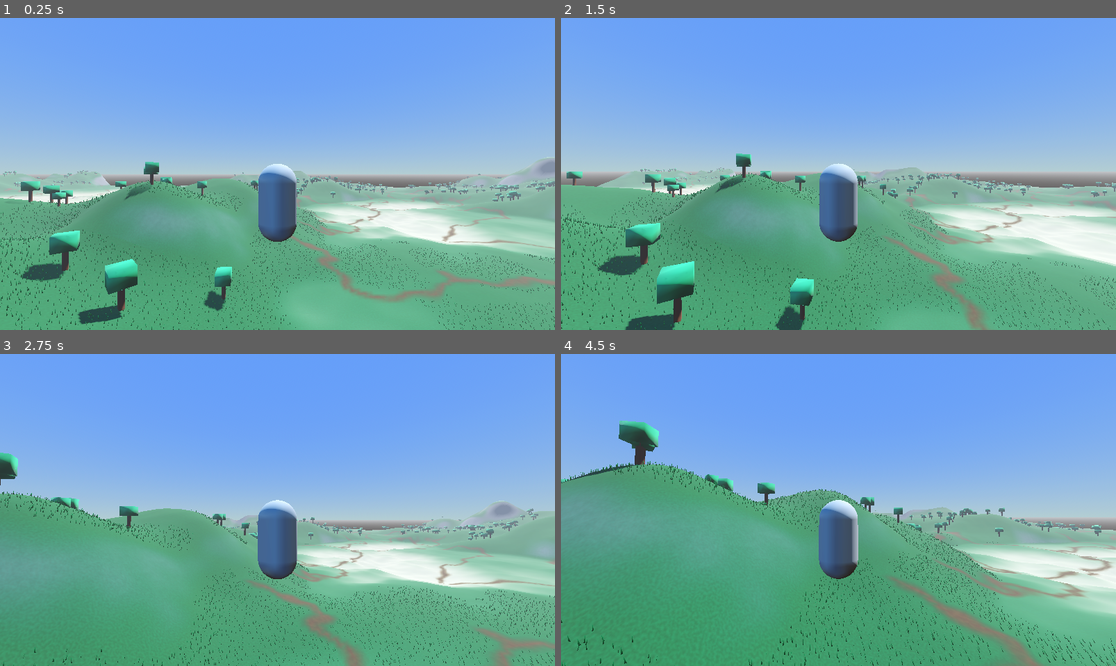
Above: before the commit, frames 1-4 (two rows, left to right).
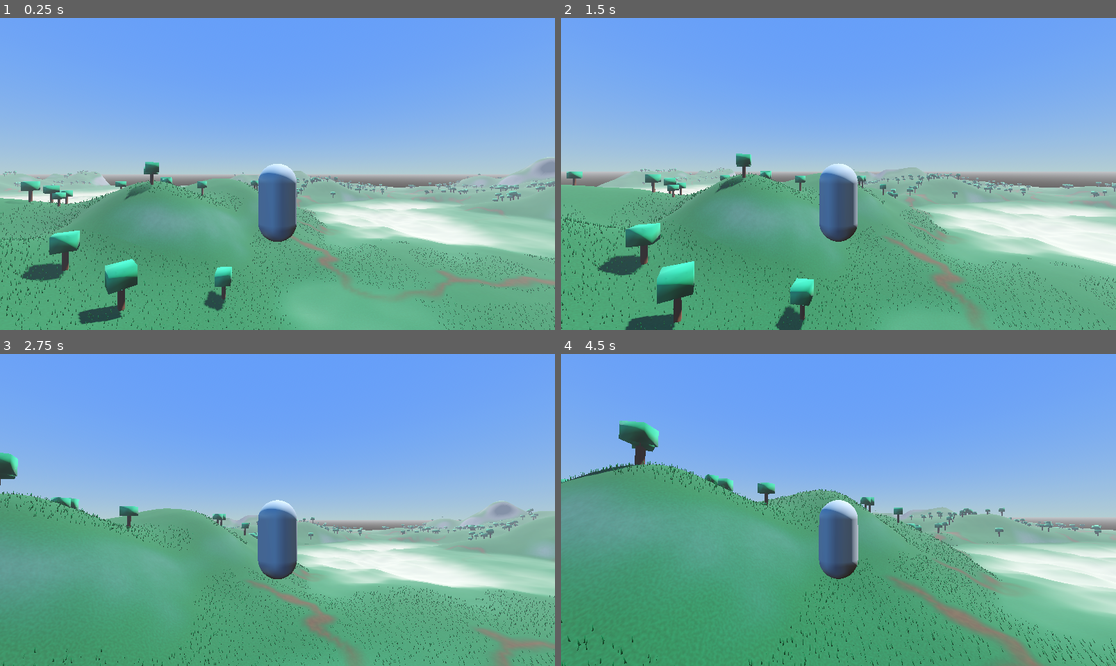
Above: after the commit, the same moments.

Repository: bsubard/Godot-3D-Infinite-Procedural-Terrain-With-Trees-and-Grass
Game: Godot game, scene res://Main.tscn
The game is run twice, just before and just after one commit, with the same random seed, the same clock (stepped at 60 frames per second) and the same inputs.
Inputs (mouse positions are in pixels of both pictures, inside the frame that each line leads up to):
- Up to frame 1 (0.25 s): no input
- Up to frame 2 (1.5 s): tap Enter (ui_accept) at 0.5, 0.77 s; move the mouse to (866, 174) at 0.52 s; hold Shift 0.53-1.28 s; hold W from 0.53 s (still down); move the mouse to (810, 174) at 1.27 s; tap Shift at 1.35 s
- Up to frame 3 (2.75 s): keep holding W; tap Enter (ui_accept) at 1.52 s; move the mouse to (288, 503) at 2.02 s; hold Shift from 2.03 s (still down)
- Up to frame 4 (4.5 s): keep holding W; move the mouse to (832, 516) at 2.77 s; release Shift at 2.78 s; tap Shift at 2.85, 4.35 s; tap Enter (ui_accept) at 3.02, 3.77 s; move the mouse to (877, 513) at 3.52 s; hold Shift 3.53-4.28 s; move the mouse to (794, 506) at 4.27 s

The runs differ from the first frame. In frame 1, 0.4% of the frame differs, in the area x 1-100%, y 55-90%; in frame 2, 0.3%; in frame 3, 0.4%; in frame 4, 0.6%, in the area x 73-100%, y 61-79%.

Commit message:
Update Chunk.gdshader

Diff:
--- a/Chunk.gdshader
+++ b/Chunk.gdshader
@@ -26,6 +26,8 @@
 // --- Path Height Constraint ---
 uniform float path_fade_start_y : hint_range(0.0, 50.0) = 8.0;
 uniform float path_fade_end_y : hint_range(0.0, 50.0) = 10.0;
+uniform float path_low_fade_start_y : hint_range(-50.0, 50.0) = 0.0;
+uniform float path_low_fade_end_y : hint_range(-50.0, 50.0) = -4.0;
 
 // --- Standard PBR ---
 uniform float specular : hint_range(0.0, 1.0, 0.01) = 0.5;
@@ -89,15 +91,16 @@
 	vec3 terrain_albedo = mix(height_albedo, albedo_slope, slope_mix_factor);
 
 	// 3. Constrained Path Blending.
-
-	// First, determine the final path influence based on the rules.
-	// Rule 1: Remove path from slopes. As slope_mix_factor goes to 1, this term goes to 0.
 	float final_path_influence = v_path_influence * (1.0 - slope_mix_factor);
 
-	// Rule 2: Fade path out based on world height.
-	// The result is 1.0 below start Y, 0.0 above end Y, and fades between them.
-	float height_fade = 1.0 - smoothstep(path_fade_start_y, path_fade_end_y, world_pos.y);
-	final_path_influence *= height_fade;
+	// Fade out at high altitudes (unchanged).
+	float high_height_fade = 1.0 - smoothstep(path_fade_start_y, path_fade_end_y, world_pos.y);
+	final_path_influence *= high_height_fade;
+
+	// Fade out at low altitudes (new).
+	// As Y goes from 0 down to -2, this value goes from 1 down to 0.
+	float low_height_fade = smoothstep(path_low_fade_end_y, path_low_fade_start_y, world_pos.y);
+	final_path_influence *= low_height_fade;
 
 	// Now sample the path texture.
 	vec3 albedo_path = sample_world(texture_albedo_path, world_pos, world_uv_scale).rgb;
